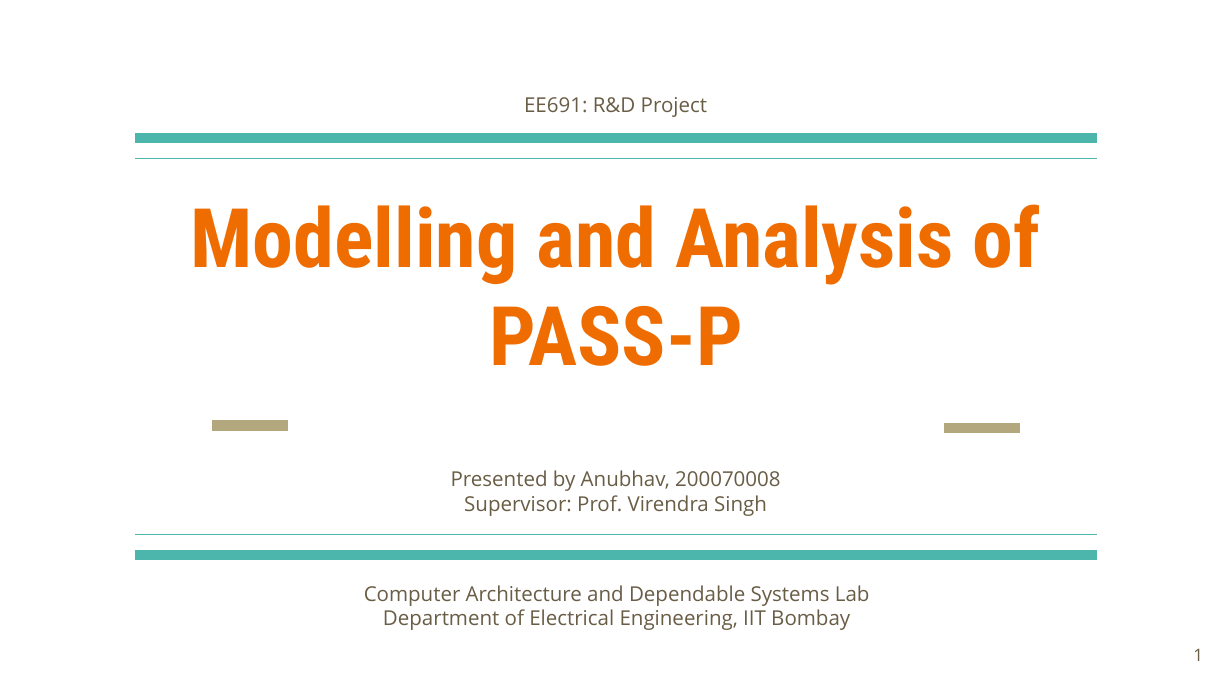
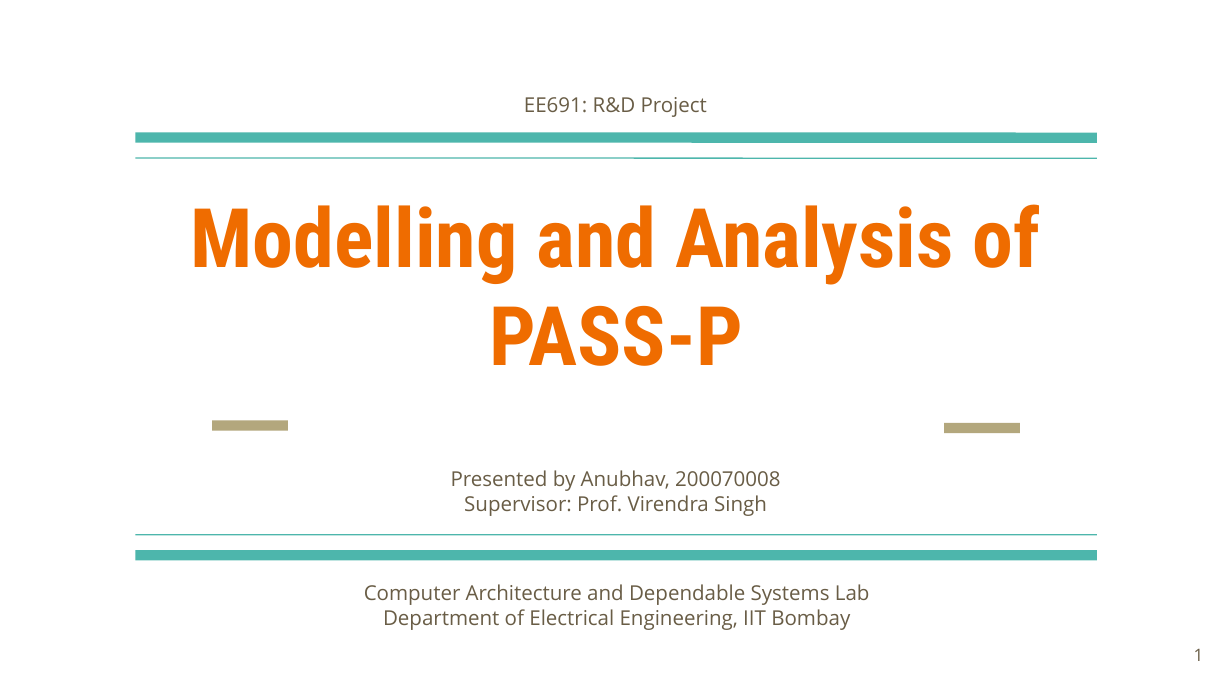
Before and after one commit to AnubhavBhatla/AnubhavBhatla.github.io, a slide deck: slide 1 of assets/pptx/R&D_presentation.pptx. Drawn at 1232x693 pixels with LibreOffice and Linux fonts; fonts in the diff are those of the drawing. Boxes give left, top, right and bottom in pixels: in the first picture for what was removed or moved away, otherwise in the second. Text is boxed around its words. In the diff, an @@ line names an element or a change of style, - is before the commit and + after.

```diff
--- a/assets/pptx/R&D_presentation.pptx
+++ b/assets/pptx/R&D_presentation.pptx
@@ line removed from (1096, 158) to (136, 158) @@
@@ freeform shape added at (136, 158, 1096, 158), outline #4DB6AC 0.74 pt @@
```
Also in this commit, not shown: 25 other slides changed, 7 other files.
